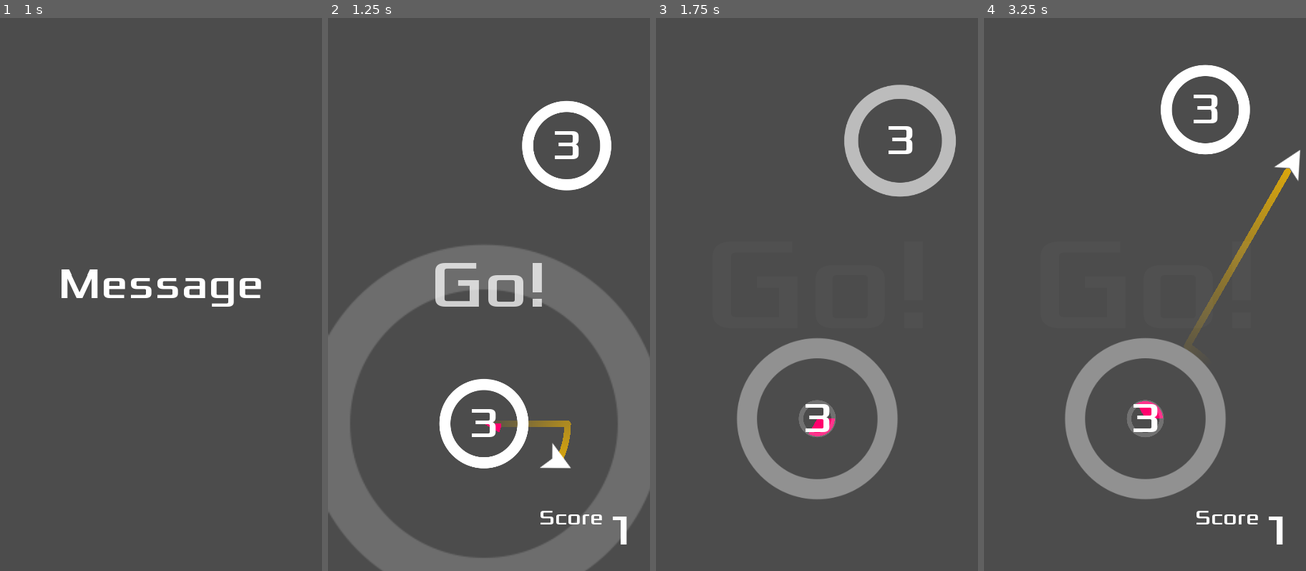
Above: before the commit, frames 1-4 (left to right).
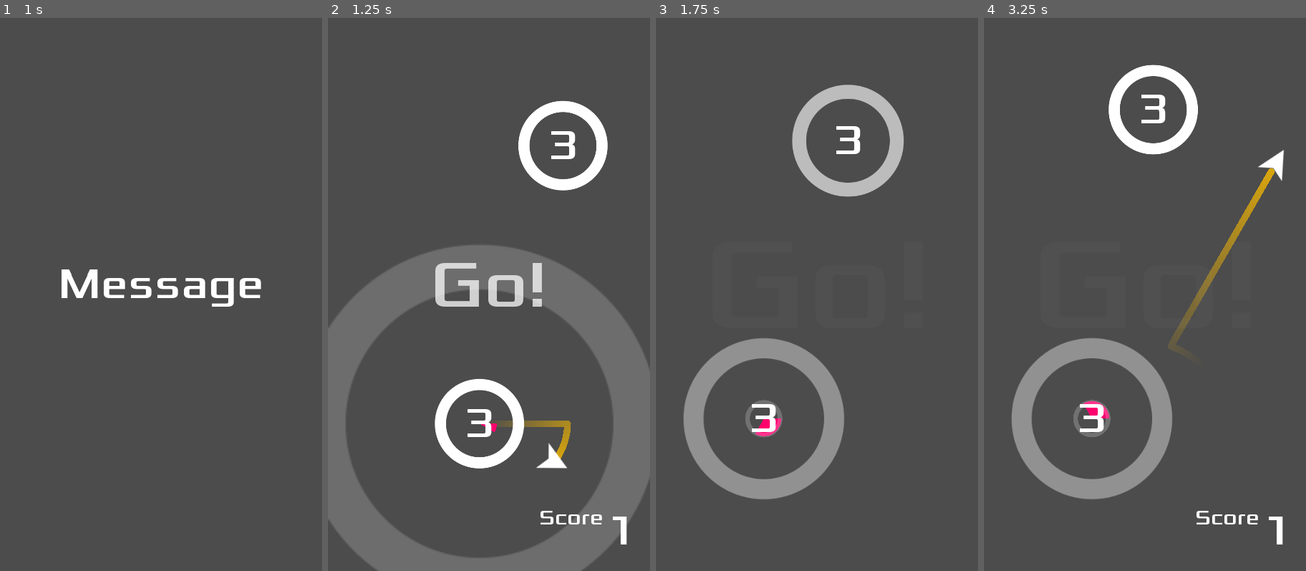
Above: after the commit, the same moments.

Repository: redawgts/KidsCanCode_CircleJump
Game: Godot game, scene res://Main.tscn
The game is run twice, just before and just after one commit, with the same random seed, the same clock (stepped at 60 frames per second) and the same inputs.
Inputs (mouse positions are in pixels of both pictures, inside the frame that each line leads up to):
- Up to frame 1 (1 s): click (93, 194) at 0.5 s
- Up to frame 2 (1.25 s): no input
- Up to frame 3 (1.75 s): move the mouse to (887, 255) at 1.27 s; click (887, 255) at 1.42 s
- Up to frame 4 (3.25 s): click (1180, 194) at 2 s; move the mouse to (1080, 311) at 2.77 s; click (1080, 311) at 2.92 s

Frame 1 is identical in both runs. In frame 2, 3.6% of the frame differs, in the area x 0-100%, y 14-100%; in frame 3, 14%; in frame 4, 14%, in the area x 8-99%, y 8-88%.

Commit message:
Circle Jump: A Godot Mobile Game (Part 7)

Diff:
--- a/Objects/Circle.gd
+++ b/Objects/Circle.gd
@@ -2,15 +2,17 @@
 
 enum Modes { STATIC, LIMITED }
 
-export(int) var radius := 100
-export(float) var rotation_speed := PI
-export(Modes) var mode := Modes.STATIC
-
+var radius := 100
+var rotation_speed := PI
+var mode = Modes.STATIC
+var move_range := 100
+var move_speed := 1.0
 var num_orbits = 3
 var current_orbits = 0
 var orbit_start = null
 var jumper = null
 
+onready var move_tween: Tween = $MoveTween
 onready var collision_shape := $CollisionShape2D
 onready var sprite := $Sprite
 onready var pivot := $Pivot
@@ -30,6 +32,7 @@
 	sprite.scale = Vector2(1, 1) * radius / img_size
 	orbit_position.position.x = radius + 25
 	rotation_speed *= pow(-1, randi() % 2)
+	set_tween()
 
 
 func _process(delta: float) -> void:
@@ -100,3 +103,13 @@
 	animation_player.play("capture")
 	$Pivot.rotation = (jumper.position - position).angle()
 	orbit_start = $Pivot.rotation
+
+
+func set_tween(object=null, key=null):
+	if move_range == 0:
+		return
+	move_range *= -1
+	move_tween.interpolate_property(self, "position:x",
+			position.x, position.x + move_range,
+			move_speed, Tween.TRANS_QUAD, Tween.EASE_IN_OUT)
+	move_tween.start()
--- a/Objects/Circle.tscn
+++ b/Objects/Circle.tscn
@@ -119,3 +119,7 @@
 
 [node name="Beep" type="AudioStreamPlayer" parent="."]
 stream = ExtResource( 5 )
+
+[node name="MoveTween" type="Tween" parent="."]
+
+[connection signal="tween_completed" from="MoveTween" to="." method="set_tween"]
--- a/main.gd
+++ b/main.gd
@@ -4,7 +4,8 @@
 var Jumper = preload("res://objects/jumper.tscn")
 
 var player
-var score = 0
+var score := 0 setget set_score
+var level := 0
 
 
 func _ready() -> void:
@@ -13,7 +14,8 @@
 
 
 func new_game():
-	score = 0
+	self.score = 0
+	level = 1
 	$HUD.update_score(score)
 	$Camera2D.position = $StartPosition.position
 	player = Jumper.instance()
@@ -38,12 +40,19 @@
 	c.init(_position)
 
 
+func set_score(value):
+	score = value
+	$HUD.update_score(score)
+	if score > 0 and score % Settings.circles_per_level == 0:
+		level += 1
+		$HUD.show_message("Level %d" % level)
+
+
 func _on_jumper_captured(object):
 	$Camera2D.position = object.position
 	object.capture(player)
 	call_deferred("spawn_circle")
-	score += 1
-	$HUD.update_score(score)
+	self.score += 1
 
 
 func _on_jumper_died():
--- a/ui/base_screen.gd
+++ b/ui/base_screen.gd
@@ -5,10 +5,12 @@
 
 
 func appear():
+	get_tree().call_group("buttons", "set_disabled", false)
 	tween.interpolate_property(self, "offset:x", 500, 0, 0.5, Tween.TRANS_BACK, Tween.EASE_IN_OUT)
 	tween.start()
 
 
 func disappear():
+	get_tree().call_group("buttons", "set_disabled", true)
 	tween.interpolate_property(self, "offset:x", 0, 500, 0.5, Tween.TRANS_BACK, Tween.EASE_IN_OUT)
 	tween.start()
